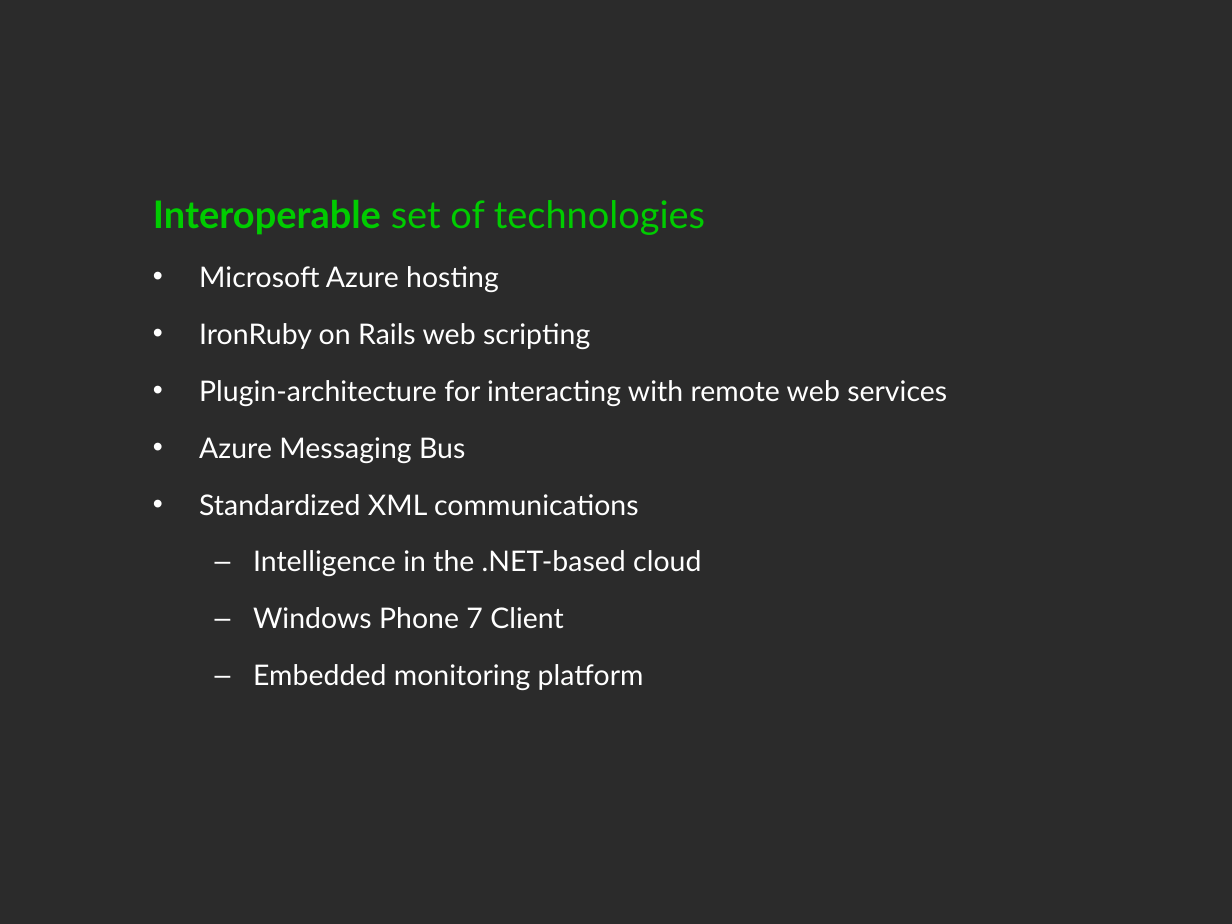
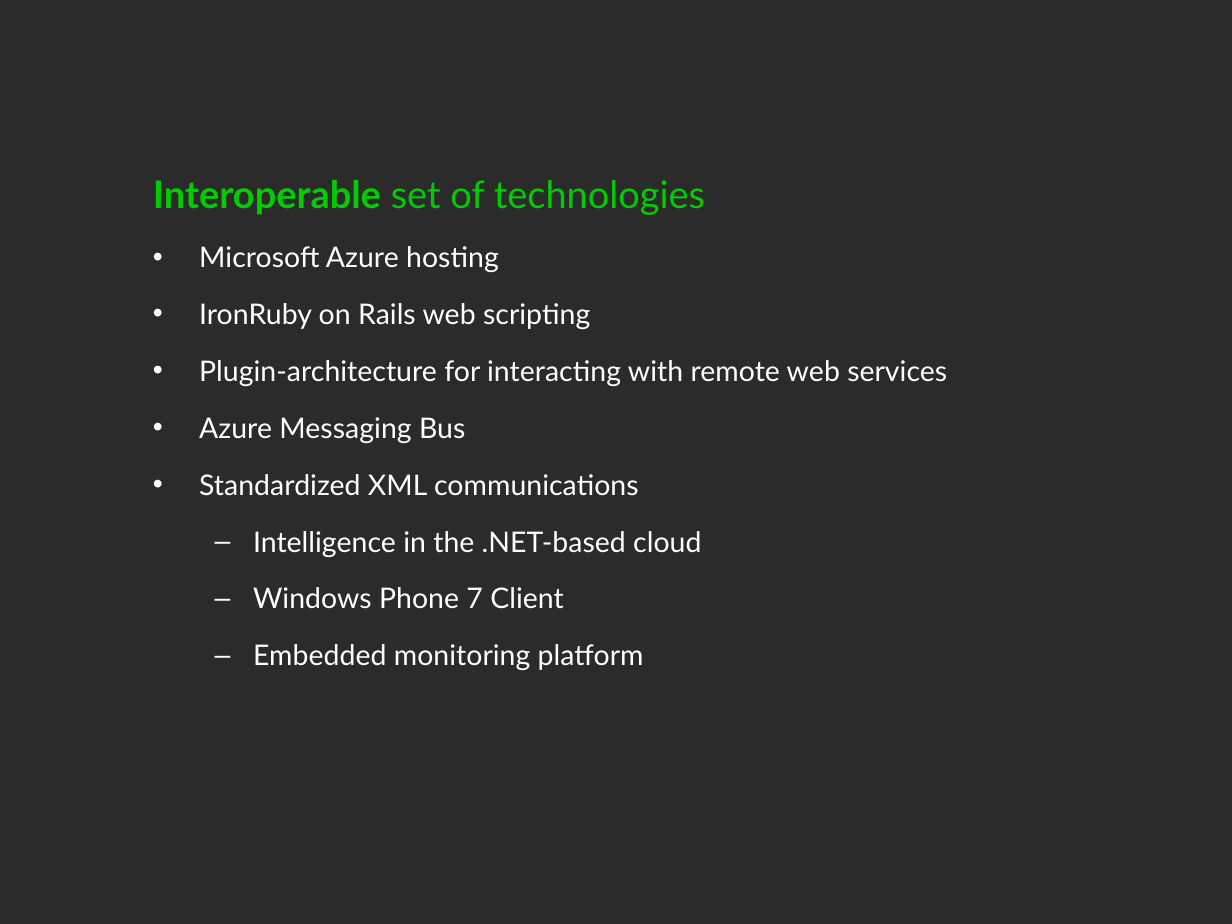
Before and after one commit to aknutas/Greendel, a slide deck: slide 7 of Documents/Greendel presentation/presentation_final_3_ViimeinenPalaute.pptx. Drawn at 1232x924 pixels with LibreOffice and Linux fonts; fonts in the diff are those of the drawing; background and template pictures are left out; a plain dark background stands for a picture behind light text. Boxes give left, top, right and bottom in pixels: in the first picture for what was removed or moved away, otherwise in the second. Text is boxed around its words. In the diff, an @@ line names an element or a change of style, - is before the commit and + after.

```diff
--- a/Documents/Greendel presentation/presentation_final_3_ViimeinenPalaute.pptx
+++ b/Documents/Greendel presentation/presentation_final_3_ViimeinenPalaute.pptx
@@ text "Interoperable set of technologies": place and size @@
-text "Interoperable set of technologies" at [153,200,947,690]
+text "Interoperable set of technologies" at [153,180,947,670]
```
Also in this commit, not shown: 8 other slides changed, 7 other files.
